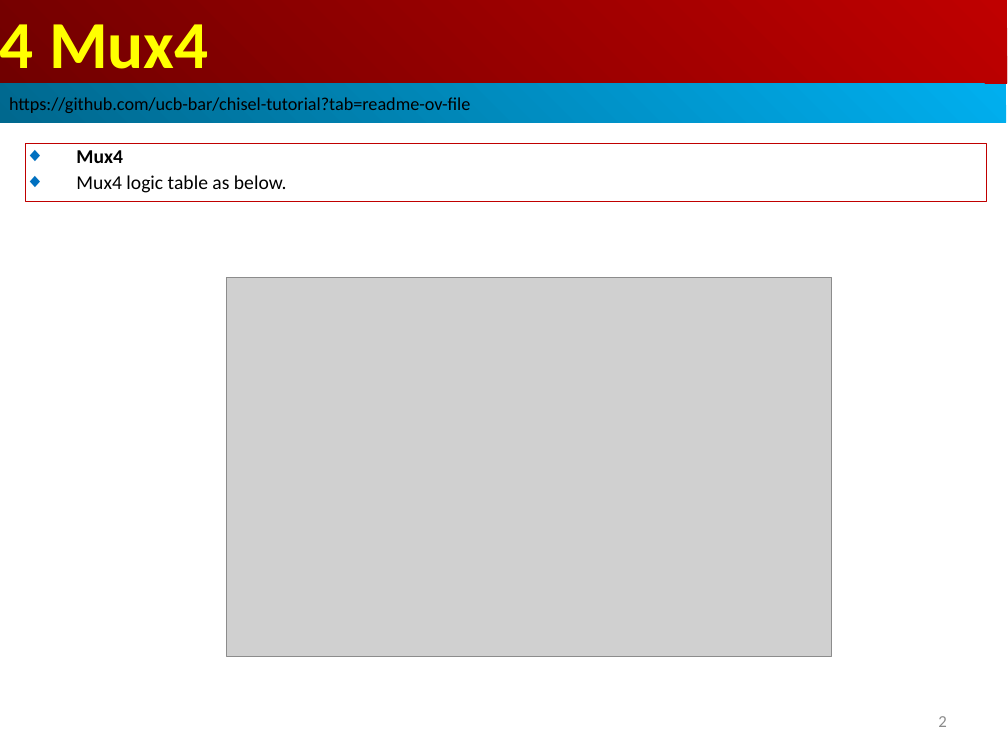
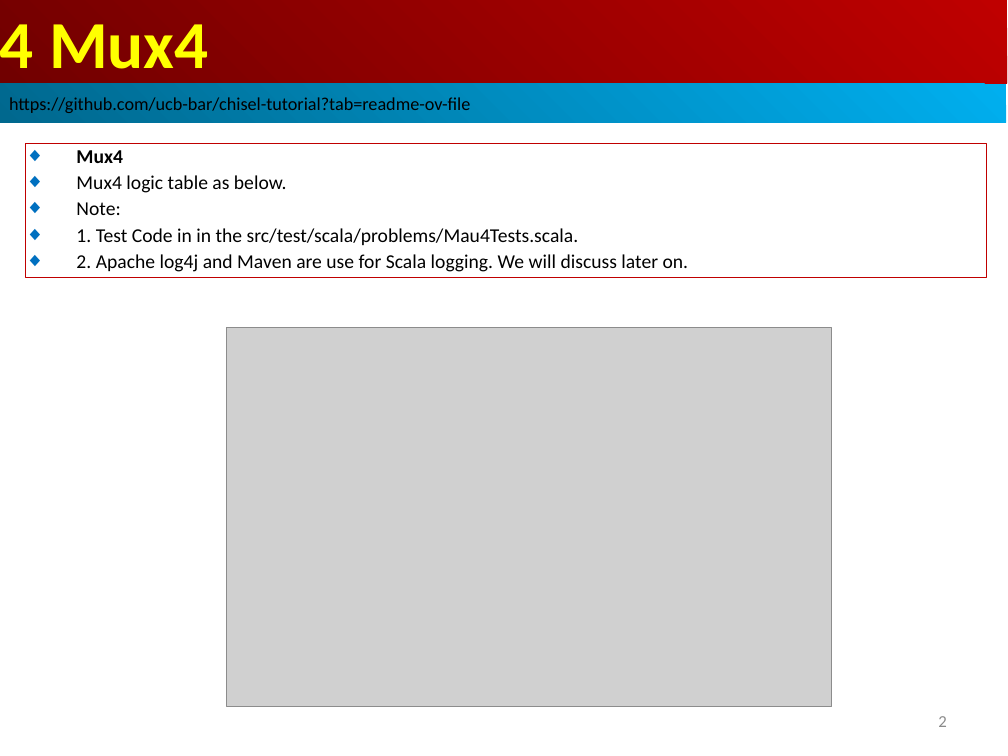
Before and after one commit to peterhchen/AIU_CS800_Chisel, a slide deck: slide 2 of 600_UCB_Chisel/004_Mux4/000_Video/004_Mux4.ppt. Drawn at 1008x756 pixels with LibreOffice and Linux fonts; fonts in the diff are those of the drawing; grey boxes stand for pictures. Boxes give left, top, right and bottom in pixels: in the first picture for what was removed or moved away, otherwise in the second. Text is boxed around its words. In the diff, an @@ line names an element or a change of style, - is before the commit and + after.

```diff
--- a/600_UCB_Chisel/004_Mux4/000_Video/004_Mux4.ppt
+++ b/600_UCB_Chisel/004_Mux4/000_Video/004_Mux4.ppt
@@ rectangle "Mux4": place and size @@
-rectangle "Mux4" at (25,143,987,202)
+rectangle "Mux4" at (25,143,987,277)
@@ text in rectangle at (76,202,689,272): paragraphs added @@
+◆ Note:
+◆ 1. Test Code in in the src/test/scala/problems/Mau4Tests.scala.
+◆ 2. Apache log4j and Maven are use for Scala logging. We will discuss later on.
@@ picture: place and size @@
-picture at (227,277,832,656)
+picture at (227,328,832,707)
```
Also in this commit, not shown: 1 other slide changed.
